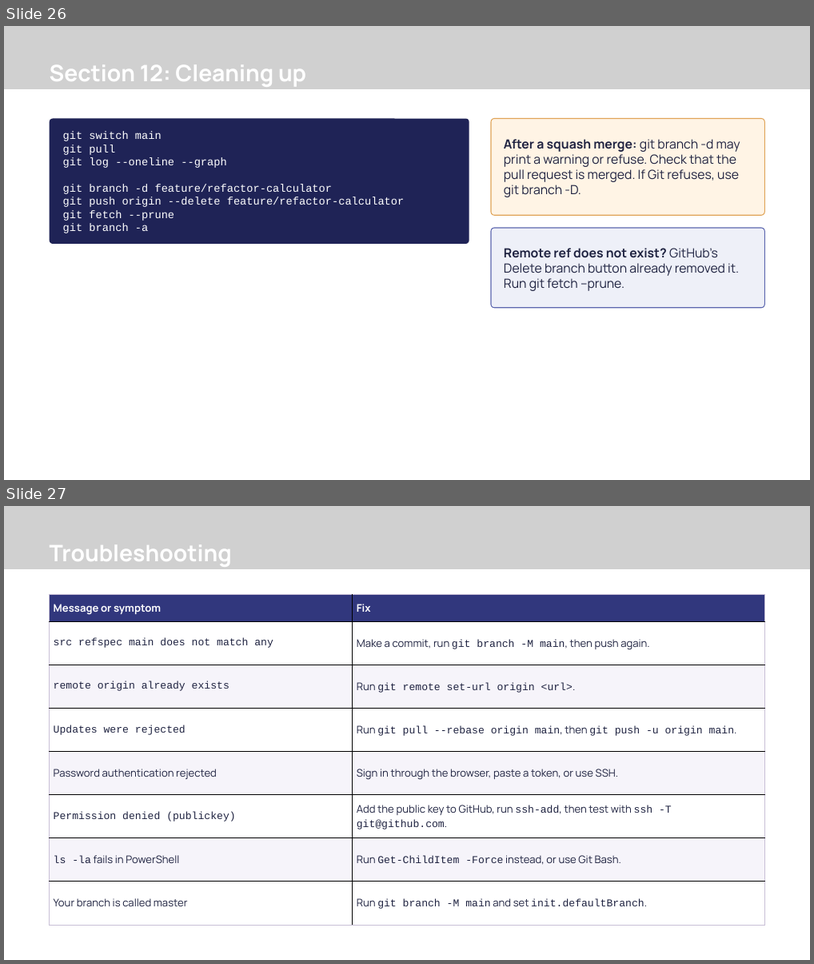
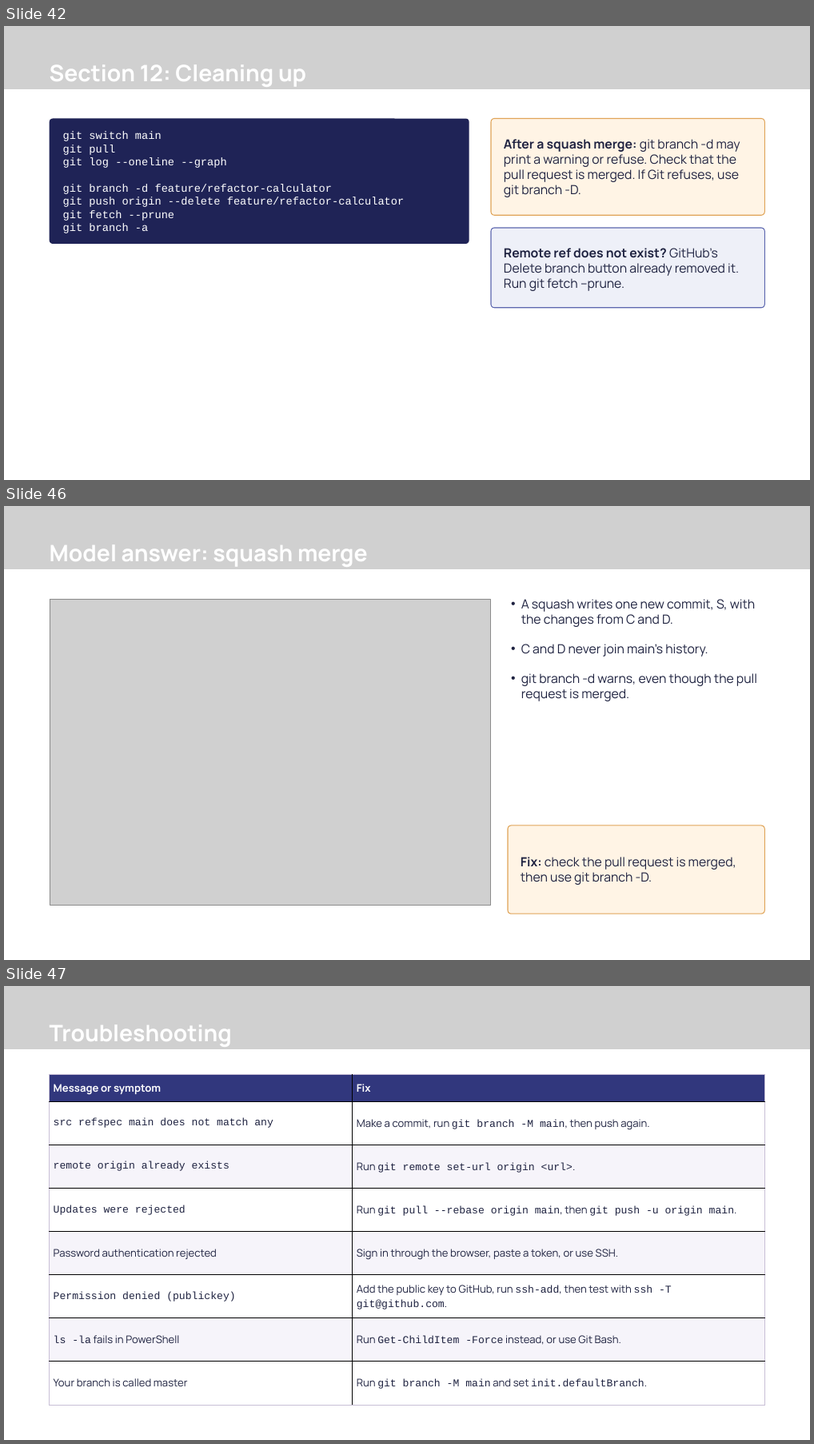
Before and after one commit to Revolution-Data-Platforms/Introduction-to-Git-Workshop, a slide deck: presentation/introduction-to-git-workshop.pptx. Shown one above the other, each under a label of ours: slides 26 and 27 before the commit, slides 42, 46 and 47 after it; the slides between them are not shown. The pictures are 814x964 and 814x1444 pixels, drawn with LibreOffice and Linux fonts; fonts in the diff are those of the drawing; grey boxes stand for pictures; background and template pictures are left out. Boxes give left, top, right and bottom in pixels: in the first picture for what was removed or moved away, otherwise in the second. Text is boxed around its words. In the diff, an @@ line names an element or a change of style, - is before the commit and + after.

```diff
--- a/presentation/introduction-to-git-workshop.pptx
+++ b/presentation/introduction-to-git-workshop.pptx
@@ slide 46 added at (4, 506, 810, 960), background #FFFFFF @@
@@ freeform shape added at (4, 506, 810, 569), fill #31377D @@
@@ picture added at (4, 506, 810, 569) @@
@@ picture added at (682, 523, 713, 552) @@
@@ text added at (50, 545, 368, 567), 40.5 pt, text #FFFFFF, bold @@
+Model answer: squash merge
@@ picture added at (723, 530, 745, 539) @@
@@ picture added at (50, 599, 490, 904) @@
@@ text added at (522, 599, 758, 701), 22.5 pt, text #1E2240 @@
+• A squash writes one new commit, S, with the changes from C and D.
+• C and D never join main's history.
+• git branch -d warns, even though the pull request is merged.
@@ rounded rectangle added at (508, 825, 766, 914), fill #FFF4E5, outline #E0A458 1.5 pt, 22.5 pt, text #1E2240 @@
+Fix: check the pull request is merged, then use git branch -D.
@@ what was slide 26 is now slide 42 @@
@@ what was slide 27 is now slide 47 @@
```
Also in this commit, not shown: 3 slides changed, 19 other slides added, 5 other files.
